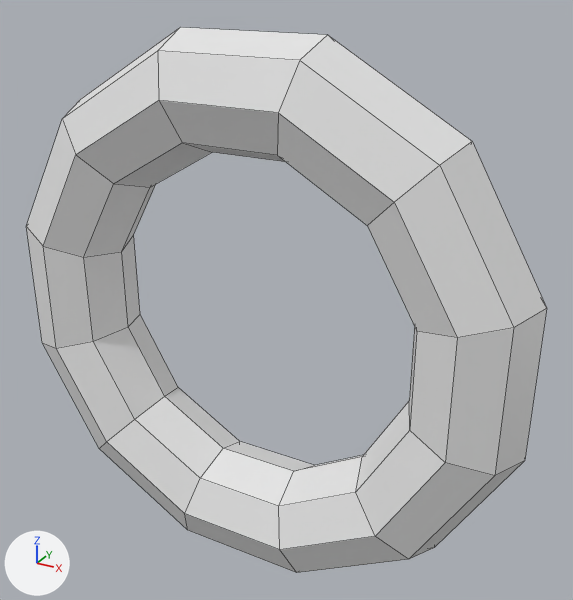
An edit to the FBX model Assets/Models/Clutter/Autoreifen_rund.fbx, drawn before and after from the same camera.
Before and after are seen from a 50 mm lens placed at (84.8, -139.6, 76.7), pointed at (5.2, 5.1, 4.4). Lighting does not change. The marker at lower left points along +X, +Y and +Z. Mesh edges are drawn as thin lines.
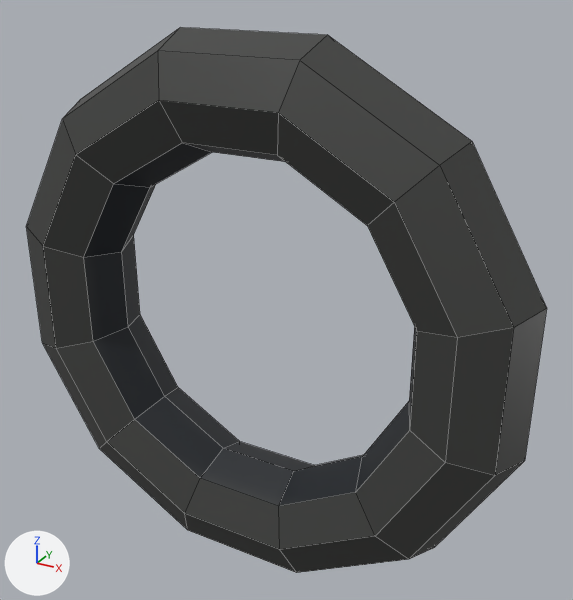
What differs and where, as boxes (x1, y1, x2, y2) in the pictures (573 x 600 px):
'torus', recoloured (grey to black): (26, 27, 547, 573) in both

Diff of the bpy script that builds the scene:
```diff
--- a/Assets/Models/Clutter/Autoreifen_rund.fbx.py
+++ b/Assets/Models/Clutter/Autoreifen_rund.fbx.py
@@ img_texture_reifen_png @@
+img_texture_reifen_png = load_image('texture Reifen.png', '_unpacked/texture_Reifen.png', 64, 64, 'sRGB')
@@ mat_texture_reifen_png @@
+mat_texture_reifen_png = principled_material('texture Reifen.png')
+mat_texture_reifen_png.texture = img_texture_reifen_png  # with its transparency
@@ me_torus @@
 me_torus.from_pydata(...)  # 96 vertices, 96 faces; spans x -62.5..62.5, y -12.9..12.9, z -62.5..62.5
+me_torus.materials.append(mat_texture_reifen_png)  # picture img_texture_reifen_png
```
